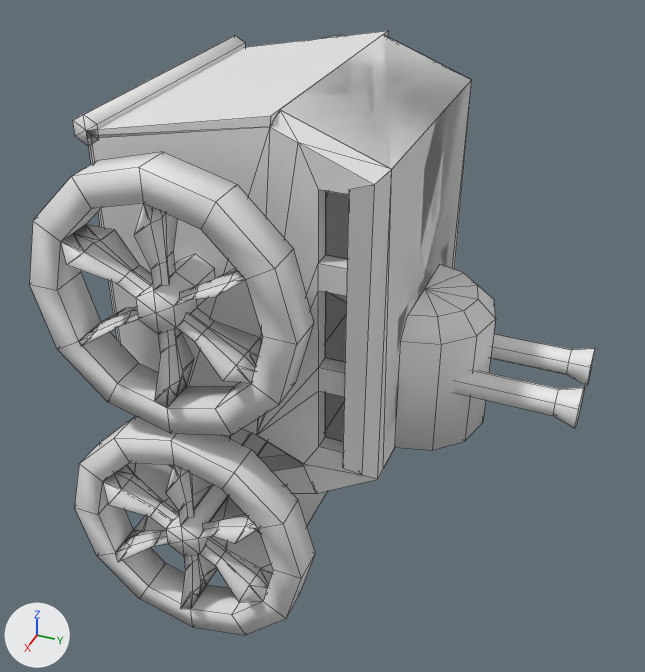
Before and after pictures for a commit that changed the Blender file project_red/techs/project_red/factions/dwarves/units/turtle/models/turtle.blend.
Both versions are drawn from a camera (50 mm lens) standing at (5.32, 3.4, 3.13) and looking at (0.14, 1.28, -0.45). Lighting does not change. The marker at lower left points along +X, +Y and +Z. Mesh edges are drawn as thin lines. The same objects are shown in both versions, whatever each file hides. Materials are left out; every surface is plain grey.

Objects in the first picture: 'Circle', 'chassis', 'hatch', 'interior', 'paddles', 'wheels'.
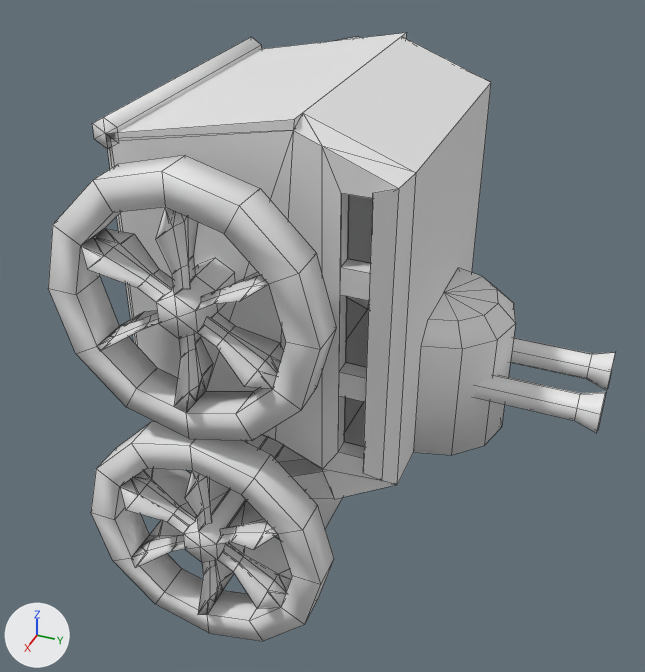
Changed parts and their boxes [x1, y1, x2, y2] in the pictures (645 x 672 px):
'chassis', reshaped, moved, modifiers changed: before [89, 35, 472, 494]; after [108, 37, 491, 499]
'wheels', moved: before [30, 35, 343, 635]; after [48, 37, 360, 641]
'paddles', moved: before [61, 203, 327, 609]; after [81, 207, 343, 615]
'Circle', moved: before [395, 265, 595, 450]; after [414, 268, 615, 455]
'hatch', moved: before [73, 31, 388, 146]; after [92, 33, 407, 149]
part 1 of me_cube, built on: before [257, 80, 472, 478]; after [275, 83, 491, 484]

The change, as a diff of the scene's bpy script:
```diff
--- a/project_red/techs/project_red/factions/dwarves/units/turtle/models/turtle.blend.py
+++ b/project_red/techs/project_red/factions/dwarves/units/turtle/models/turtle.blend.py
@@ me_cube @@
 # used by ob_chassis; location = (0.0, 1.0, 0.0)
-me_cube.from_pydata(...)  # 90 vertices, 75 faces; spans x -0.96..1.07, y -1.0..1.0, z -1.4..1.5
+me_cube.from_pydata(...)  # 130 vertices, 129 faces; spans x -1.07..1.07, y -1.0..1.0, z -1.4..1.5
+# me_cube part 1
+# 14 vertices are removed from x -0.77..1.0, y 0.61..1.0, z -1.0..1.11
+# 22 faces are deleted
+# 41 vertices are added at x -1.07..-0.77, y -1.0..1.0, z -1.4..1.44
+# 13 new vertices lie (0.11, 0.0, 0.0) away from vertices in x -1.0, y -0.88..0.82, z -0.75..1.22
+# 76 new faces join them
@@ ob_hatch @@
 ob_hatch = bpy.data.objects.new('hatch', me_cube_002)
-ob_hatch.location = (0.0, 1.0, 0.0)
+ob_hatch.location = (0.0, 1.14, 0.0)
@@ ob_chassis @@
 ob_chassis = bpy.data.objects.new('chassis', me_cube)
-ob_chassis.location = (0.0, 1.0, 0.0)
-_m = ob_chassis.modifiers.new('Mirror', 'MIRROR')
+ob_chassis.location = (0.0, 1.14, 0.0)
@@ ob_paddles @@
 ob_paddles = bpy.data.objects.new('paddles', me_cube_009)
-ob_paddles.location = (0.0, 1.0, 0.0)
+ob_paddles.location = (0.0, 1.14, 0.0)
@@ ob_wheels @@
 ob_wheels = bpy.data.objects.new('wheels', me_cube_004)
-ob_wheels.location = (0.0, 1.0, 0.0)
+ob_wheels.location = (0.0, 1.14, 0.0)
@@ ob_circle @@
 ob_circle = bpy.data.objects.new('Circle', me_circle_001)
-ob_circle.location = (0.0, 0.0, 0.0)
+ob_circle.location = (0.0, 0.14, 0.0)
```
